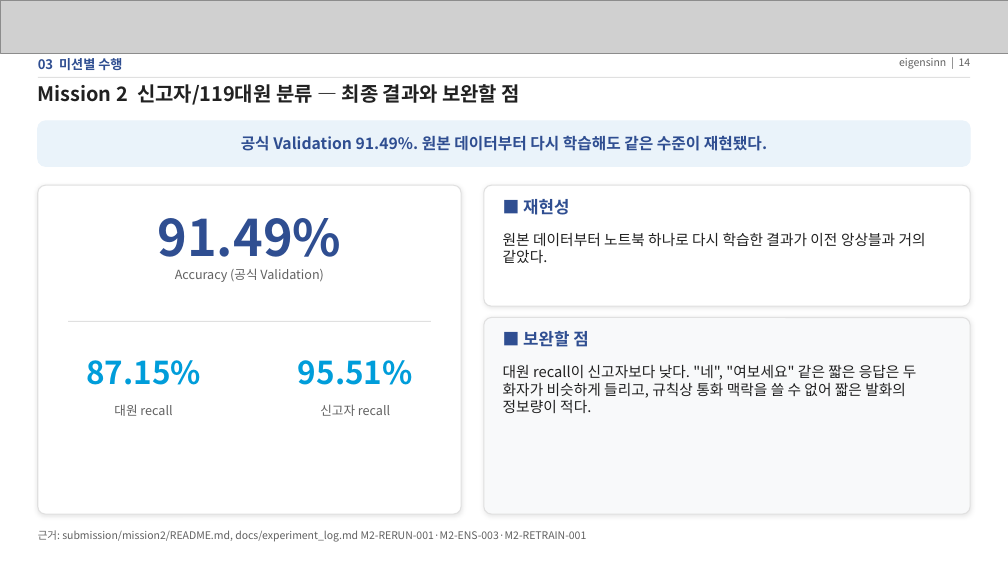
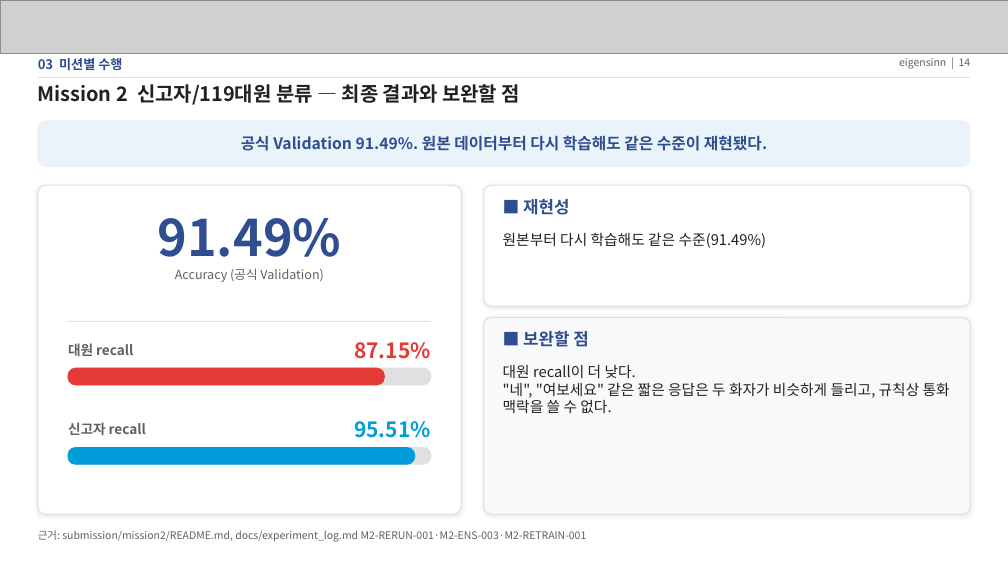
Before and after one commit to eigensinn-dcc2026/prelim, a slide deck: slide 14 of ppt/DCC2026_예선_결과정리.pptx. Drawn at 1008x567 pixels with LibreOffice and Linux fonts; fonts in the diff are those of the drawing; grey boxes stand for pictures. Boxes give left, top, right and bottom in pixels: in the first picture for what was removed or moved away, otherwise in the second. Text is boxed around its words. In the diff, an @@ line names an element or a change of style, - is before the commit and + after.

```diff
--- a/ppt/DCC2026_예선_결과정리.pptx
+++ b/ppt/DCC2026_예선_결과정리.pptx
@@ text at (503, 233, 766, 248): text changed @@
-원본 데이터부터 노트북 하나로 다시 학습한 결과가 이전 앙상블과 거의 같았다.
+원본부터 다시 학습해도 같은 수준(91.49%)
@@ text "대원 recall": place and size @@
-text "대원 recall" at (114, 404, 172, 416)
+text "대원 recall" at (68, 343, 133, 356)
@@ text "대원 recall" at (68, 343, 133, 356): size 12 to 13 pt, bold on; alignment centre to left; vertical alignment top to middle @@
@@ text "87.15%": place and size @@
-text "87.15%" at (86, 360, 201, 385)
+text "87.15%" at (354, 342, 431, 359)
@@ text "87.15%" at (354, 342, 431, 359): size 30 to 20 pt, text colour #009DDA to #E53935; alignment centre to right @@
@@ rounded rectangle added at (68, 368, 431, 385), fill #E0E0E0, outline #E0E0E0 1 pt @@
@@ rounded rectangle added at (68, 368, 384, 385), fill #E53935, outline #E53935 1 pt @@
@@ text at (503, 365, 950, 413): text changed @@
-대원 recall이 신고자보다 낮다. "네", "여보세요" 같은 짧은 응답은 두 화자가 비슷하게 들리고, 규칙상 통화 맥락을 쓸 수 없어 짧은 발화의 정보량이 적다.
+대원 recall이 더 낮다.
+"네", "여보세요" 같은 짧은 응답은 두 화자가 비슷하게 들리고, 규칙상 통화 맥락을 쓸 수 없다.
@@ text "신고자 recall" at (68, 422, 146, 435): size 12 to 13 pt, bold on; alignment centre to left; vertical alignment top to middle @@
@@ text "신고자 recall": place and size @@
-text "신고자 recall" at (320, 404, 390, 416)
+text "신고자 recall" at (68, 422, 146, 435)
@@ text "95.51%": place and size @@
-text "95.51%" at (298, 360, 413, 385)
+text "95.51%" at (354, 421, 431, 438)
@@ text "95.51%" at (354, 421, 431, 438): size 30 to 20 pt; alignment centre to right @@
@@ rounded rectangle added at (68, 448, 431, 464), fill #E0E0E0, outline #E0E0E0 1 pt @@
@@ rounded rectangle added at (68, 448, 414, 464), fill #009DDA, outline #009DDA 1 pt @@
```
Also in this commit, not shown: 14 other slides changed, 38 other files.
